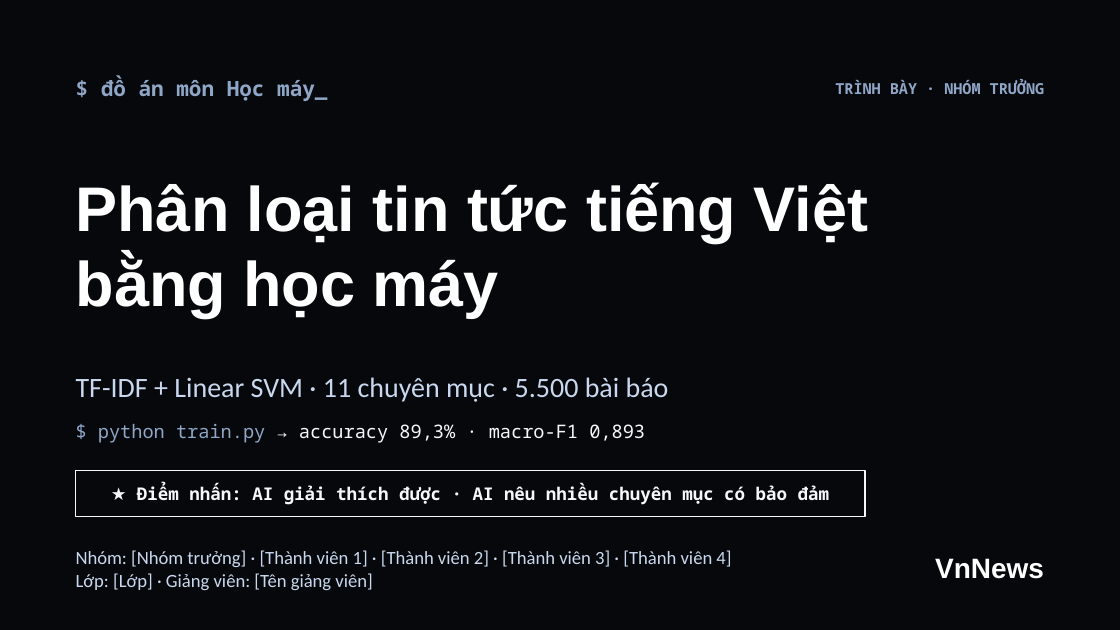
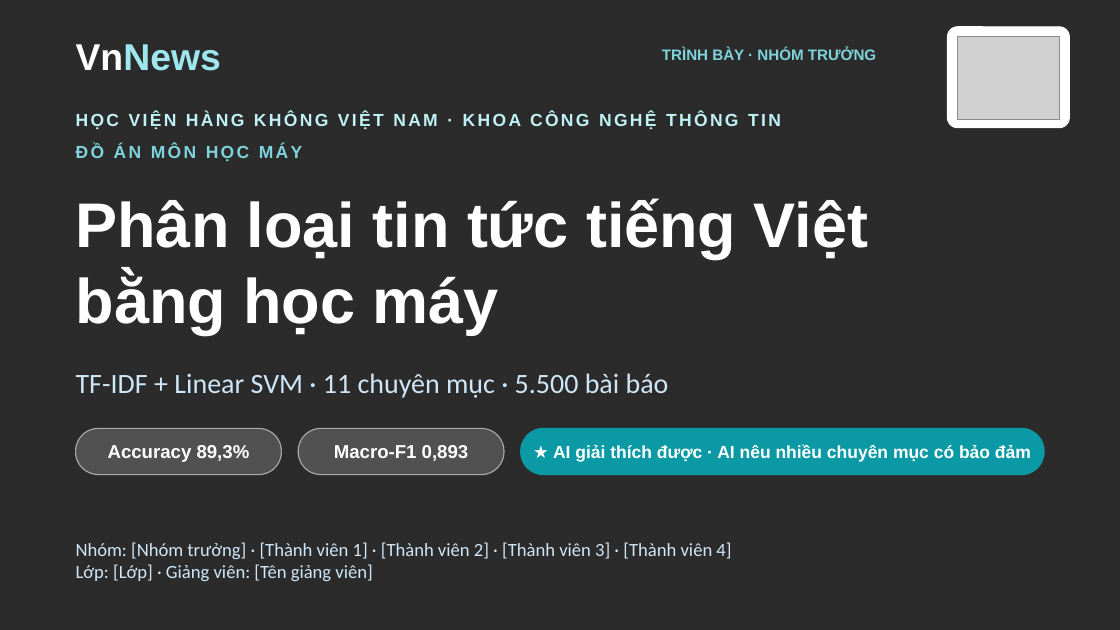
Before and after one commit to PhucHoang3010/Vietnamese-News-Classification, a slide deck: slide 1 of trinh-bay/VnNews-Slide-Do-An-Nhom.pptx. Drawn at 1120x630 pixels with LibreOffice and Linux fonts; fonts in the diff are those of the drawing; grey boxes stand for pictures; background and template pictures are left out; a plain dark background stands for a picture behind light text. Boxes give left, top, right and bottom in pixels: in the first picture for what was removed or moved away, otherwise in the second. Text is boxed around its words. In the diff, an @@ line names an element or a change of style, - is before the commit and + after.

```diff
--- a/trinh-bay/VnNews-Slide-Do-An-Nhom.pptx
+++ b/trinh-bay/VnNews-Slide-Do-An-Nhom.pptx
@@ background #06080C to picture (left out) @@
@@ rounded rectangle added at [948,27,1070,128], fill #FFFFFF, outline #FFFFFF 1 pt @@
@@ text added at [76,44,221,71], 32 pt, text #9FE7EE, bold @@
+VnNews
@@ text "TRÌNH BÀY · NHÓM TRƯỞNG": place and size @@
-text "TRÌNH BÀY · NHÓM TRƯỞNG" at [835,80,1045,94]
+text "TRÌNH BÀY · NHÓM TRƯỞNG" at [662,48,876,60]
@@ text "TRÌNH BÀY · NHÓM TRƯỞNG" at [662,48,876,60]: font Noto Sans Mono to Arial, text colour #8FA6C6 to #7FD3DC @@
@@ picture added at [958,36,1060,119] @@
@@ text added at [76,114,781,129], 15 pt, text #BFF1F5, bold @@
+HỌC VIỆN HÀNG KHÔNG VIỆT NAM · KHOA CÔNG NGHỆ THÔNG TIN
@@ text at [76,145,303,161]: text changed; size 18 to 15 pt; font Noto Sans Mono to Arial; text colour #8FA6C6 to #7FD3DC @@
-$ đồ án môn Học máy_
+ĐỒ ÁN MÔN HỌC MÁY
@@ title "Phân loại tin tức tiếng ...": place and size @@
-title "Phân loại tin tức tiếng ..." at [76,182,868,318]
+title "Phân loại tin tức tiếng ..." at [76,198,868,334]
@@ text "TF-IDF + Linear SVM · ..." at [76,373,669,398]: text colour #C9D8EE to #CFE6F7 @@
@@ rounded rectangle added at [76,429,281,475], fill #FFFFFF at 18% opacity, outline #FFFFFF 1 pt @@
@@ text added at [108,445,250,462], 16 pt, text #FFFFFF, bold @@
+Accuracy 89,3%
@@ text "Macro-F1 0,893" at [334,445,469,461]: vertical alignment top to middle @@
@@ rounded rectangle added at [298,429,504,475], fill #FFFFFF at 18% opacity, outline #FFFFFF 1 pt @@
@@ text at [334,445,469,461]: text changed; font Noto Sans Mono to Arial; text colour #F4F7FB to #FFFFFF; bold on @@
-$ python train.py → accuracy 89,3% · macro-F1 0,893
+Macro-F1 0,893
@@ rounded rectangle added at [521,429,1044,475], fill #0B9AA5, outline #0B9AA5 1 pt @@
@@ text at [553,445,1031,462]: text changed; font Noto Sans Mono to Arial; text colour #F4F7FB to #FFFFFF @@
-★ Điểm nhấn: AI giải thích được · AI nêu nhiều chuyên mục có bảo đảm
+★ AI giải thích được · AI nêu nhiều chuyên mục có bảo đảm
@@ rectangle removed at [76,471,865,517] @@
@@ text "Nhóm: [Nhóm trưởng] · [Thành ..." at [76,542,731,581]: text colour #C9D8EE to #CFE6F7 @@
@@ text "Nhóm: [Nhóm trưởng] · [Thành ...": place and size @@
-text "Nhóm: [Nhóm trưởng] · [Thành ..." at [76,550,731,590]
+text "Nhóm: [Nhóm trưởng] · [Thành ..." at [76,542,731,581]
@@ text removed at [935,558,1044,579] @@
-VnNews
```
Also in this commit, not shown: 17 other slides changed, 5 other files.
